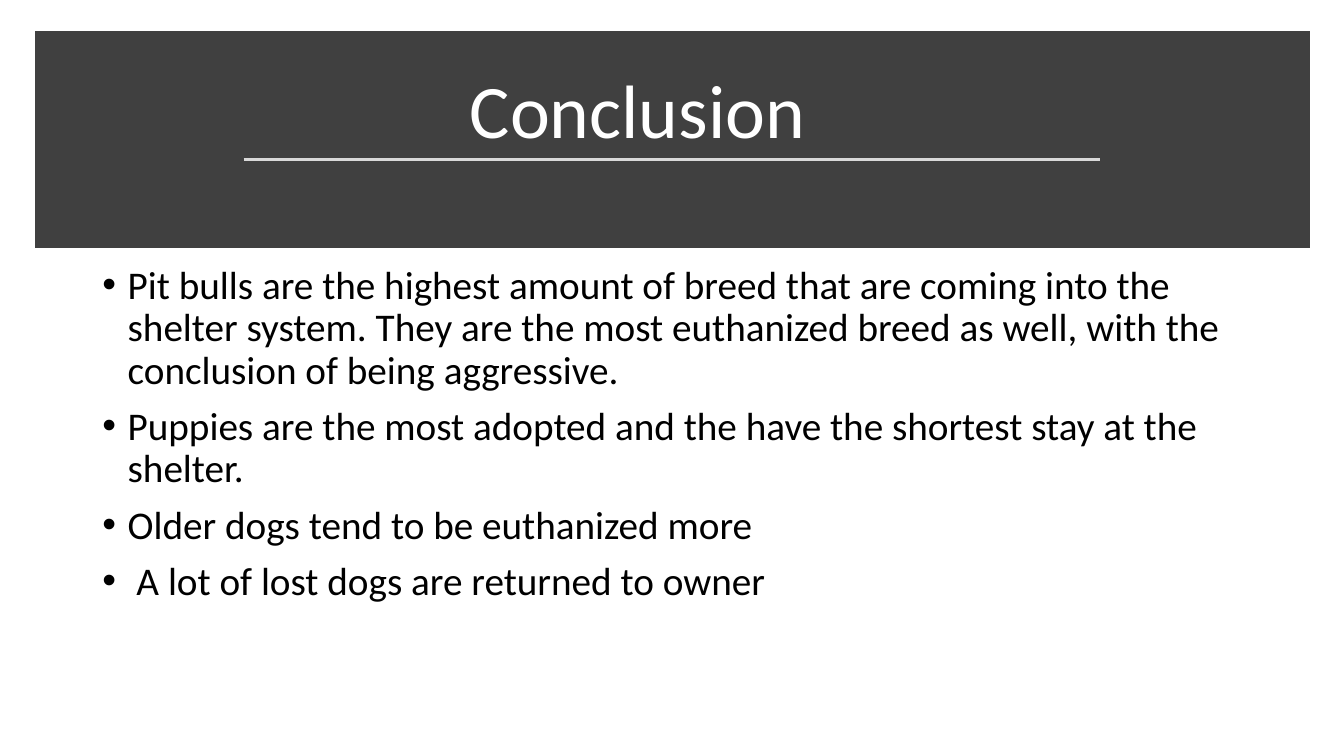
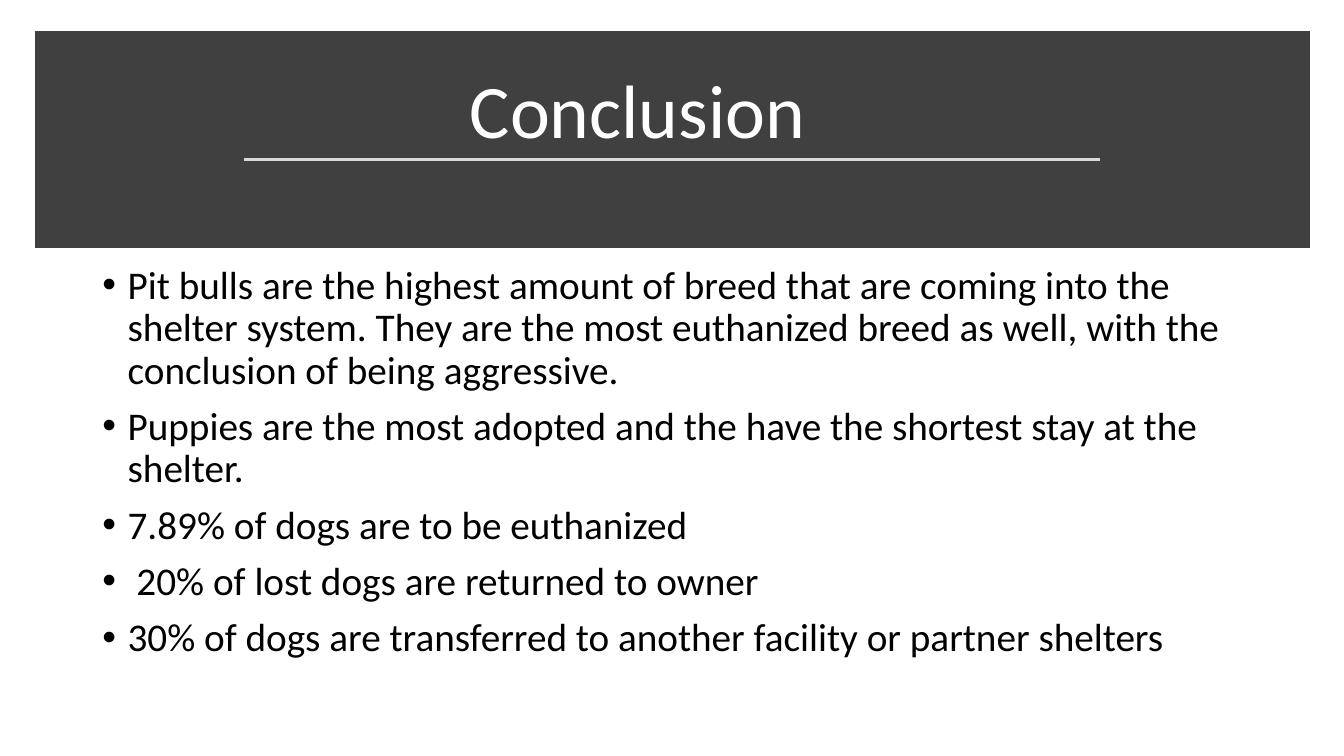
Before and after one commit to buckbrutus2001/austin_animal_shelter, a slide deck: slide 11 of Animal_Shelter.pptx. Drawn at 1344x756 pixels with LibreOffice and Linux fonts; fonts in the diff are those of the drawing. Boxes give left, top, right and bottom in pixels: in the first picture for what was removed or moved away, otherwise in the second. Text is boxed around its words. In the diff, an @@ line names an element or a change of style, - is before the commit and + after.

```diff
--- a/Animal_Shelter.pptx
+++ b/Animal_Shelter.pptx
@@ text at <box>128,511,1164,658</box>: text changed @@
-• Older dogs tend to be euthanized more
-• A lot of lost dogs are returned to owner
+• 7.89% of dogs are to be euthanized
+• 20% of lost dogs are returned to owner
+• 30% of dogs are transferred to another facility or partner shelters
```
